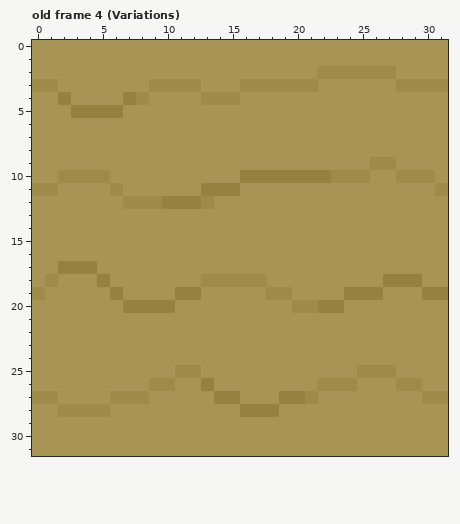
Edited in one commit: pixel-art file (Assets/Sprites/Tiles/Path.aseprite). The picture above is the old version.
32x32 pixels, 4 frames. Shown: old frame 4 (Variations). The commit also changed other frames, which this record leaves out.
The same view after the edit:
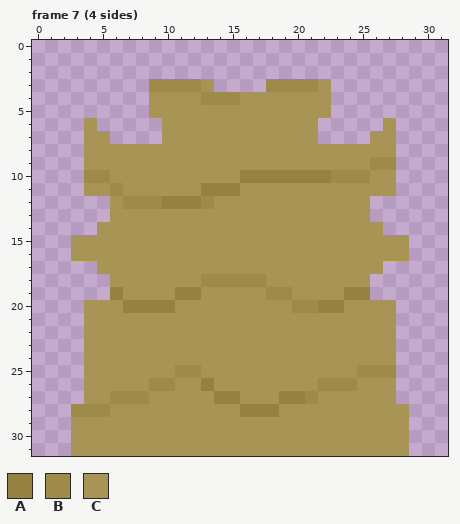
Palette (. is transparent): A #968240  B #9e8a49  C #a89556
A new or re-ordered frame is compared with the old frame closest to it.
The edit:
frames 4 -> 22
--- frame 7 (4 sides) is new; against old frame 4 (Variations)
@@ x 0..31 @@
- 0 CCCCCCCCCCCCCCCCCCCCCCCCCCCCCCCC
- 1 CCCCCCCCCCCCCCCCCCCCCCCCCCCCCCCC
- 2 CCCCCCCCCCCCCCCCCCCCCCBBBBBBCCCC
- 3 BBCCCCCCCBBBBCCCBBBBBBCCCCCCBBBB
- 4 CCACCCCABCCCCBBBCCCCCCCCCCCCCCCC
- 5 CCCAAAACCCCCCCCCCCCCCCCCCCCCCCCC
- 6 CCCCCCCCCCCCCCCCCCCCCCCCCCCCCCCC
- 7 CCCCCCCCCCCCCCCCCCCCCCCCCCCCCCCC
- 8 CCCCCCCCCCCCCCCCCCCCCCCCCCCCCCCC
- 9 CCCCCCCCCCCCCCCCCCCCCCCCCCBBCCCC
-10 CCBBBBCCCCCCCCCCAAAAAAABBBCCBBBC
-11 BBCCCCBCCCCCCAAACCCCCCCCCCCCCCCB
-12 CCCCCCCBBBAAABCCCCCCCCCCCCCCCCCC
-13 CCCCCCCCCCCCCCCCCCCCCCCCCCCCCCCC
-14 CCCCCCCCCCCCCCCCCCCCCCCCCCCCCCCC
-15 CCCCCCCCCCCCCCCCCCCCCCCCCCCCCCCC
-16 CCCCCCCCCCCCCCCCCCCCCCCCCCCCCCCC
-17 CCAAACCCCCCCCCCCCCCCCCCCCCCCCCCC
-18 CBCCCACCCCCCCBBBBBCCCCCCCCCAAACC
-19 BCCCCCACCCCAACCCCCBBCCCCAAACCCAA
-20 CCCCCCCAAAACCCCCCCCCBBAACCCCCCCC
-21 CCCCCCCCCCCCCCCCCCCCCCCCCCCCCCCC
-22 CCCCCCCCCCCCCCCCCCCCCCCCCCCCCCCC
-23 CCCCCCCCCCCCCCCCCCCCCCCCCCCCCCCC
-24 CCCCCCCCCCCCCCCCCCCCCCCCCCCCCCCC
-25 CCCCCCCCCCCBBCCCCCCCCCCCCBBBCCCC
-26 CCCCCCCCCBBCCACCCCCCCCBBBCCCBBCC
-27 BBCCCCBBBCCCCCAACCCAABCCCCCCCCBB
-28 CCBBBBCCCCCCCCCCAAACCCCCCCCCCCCC
-29 CCCCCCCCCCCCCCCCCCCCCCCCCCCCCCCC
-30 CCCCCCCCCCCCCCCCCCCCCCCCCCCCCCCC
-31 CCCCCCCCCCCCCCCCCCCCCCCCCCCCCCCC
+ 0 ................................
+ 1 ................................
+ 2 ................................
+ 3 .........BBBBC....BBBBC.........
+ 4 .........CCCCBBBCCCCCCC.........
+ 5 .........CCCCCCCCCCCCCC.........
+ 6 ....C.....CCCCCCCCCCCC.....C....
+ 7 ....CC....CCCCCCCCCCCC....CC....
+ 8 ....CCCCCCCCCCCCCCCCCCCCCCCC....
+ 9 ....CCCCCCCCCCCCCCCCCCCCCCBB....
+10 ....BBCCCCCCCCCCAAAAAAABBBCC....
+11 ....CCBCCCCCCAAACCCCCCCCCCCC....
+12 ......CBBBAAABCCCCCCCCCCCC......
+13 ......CCCCCCCCCCCCCCCCCCCC......
+14 .....CCCCCCCCCCCCCCCCCCCCCC.....
+15 ...CCCCCCCCCCCCCCCCCCCCCCCCCC...
+16 ...CCCCCCCCCCCCCCCCCCCCCCCCCC...
+17 .....CCCCCCCCCCCCCCCCCCCCCC.....
+18 ......CCCCCCCBBBBBCCCCCCCC......
+19 ......ACCCCAACCCCCBBCCCCAA......
+20 ....CCCAAAACCCCCCCCCBBAACCCC....
+21 ....CCCCCCCCCCCCCCCCCCCCCCCC....
+22 ....CCCCCCCCCCCCCCCCCCCCCCCC....
+23 ....CCCCCCCCCCCCCCCCCCCCCCCC....
+24 ....CCCCCCCCCCCCCCCCCCCCCCCC....
+25 ....CCCCCCCBBCCCCCCCCCCCCBBB....
+26 ....CCCCCBBCCACCCCCCCCBBBCCC....
+27 ....CCBBBCCCCCAACCCAABCCCCCC....
+28 ...BBBCCCCCCCCCCAAACCCCCCCCCC...
+29 ...CCCCCCCCCCCCCCCCCCCCCCCCCC...
+30 ...CCCCCCCCCCCCCCCCCCCCCCCCCC...
+31 ...CCCCCCCCCCCCCCCCCCCCCCCCCC...
Changed places in both pictures, as pixel boxes (x1, y1, x2, y2):
erased: (32, 40, 448, 456)
